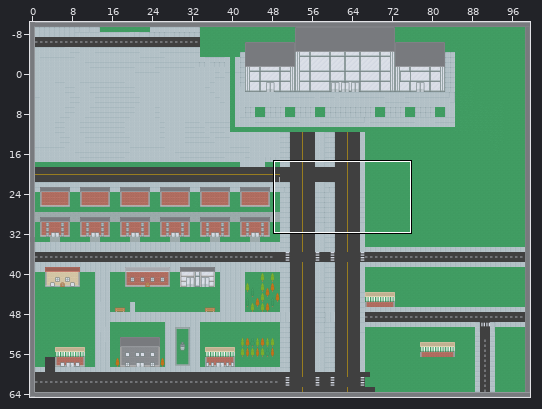
A Tiled map gets an edit: libgdx/android/assets/house_road.tmx. Above: a wide view before the commit, with the close-up outlined.
Close-up. Before:
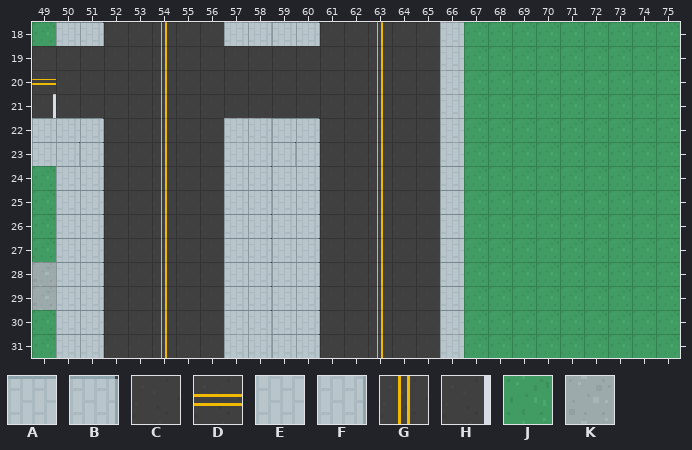
Cells are 16x16 px. Shown: x 49..75, y 18..31. The commit also changed other parts of the map, which this record leaves out. The old version is drawn lined up with the new one.
Key: from "roguelikeCity_magenta": A 710, B 711, C 714, D 716, E 747, F 748, G 753, H 794, J 888, K 890.
_ is an empty cell, # one hidden under a higher layer.
Layers that did not change in this view are not listed.
Layer "background" before, first column x 66:
25 #JJJJJJJJJ
26 #JJJJJJJJJ
27 #JJJJJJJJJ
28 #JJJJJJJJJ
29 #JJJJJJJJJ
30 #JJJJJJJJJ
31 #JJJJJJJJJ
Layer "road" before, first column x 49:
18 _ABCCGCCEFABCCGCCE_________
19 CCCCCGCCCCCCCCGCCE_________
20 DCCCCGCCCCCCCCGCCE_________
21 HCCCCGCCCCCCCCGCCE_________
22 AABCCGCCEFABCCGCCE_________
23 ABBCCGCCEFBBCCGCCE_________
24 _ABCCGCCABABCCGCCA_________
25 _ABCCGCCABABCCGCCA_________
26 _ABCCGCCABABCCGCCA_________
27 _ABCCGCCABABCCGCCA_________
28 _ABCCGCCABABCCGCCA_________
29 _ABCCGCCABABCCGCCA_________
30 _ABCCGCCABABCCGCCA_________
After the commit:
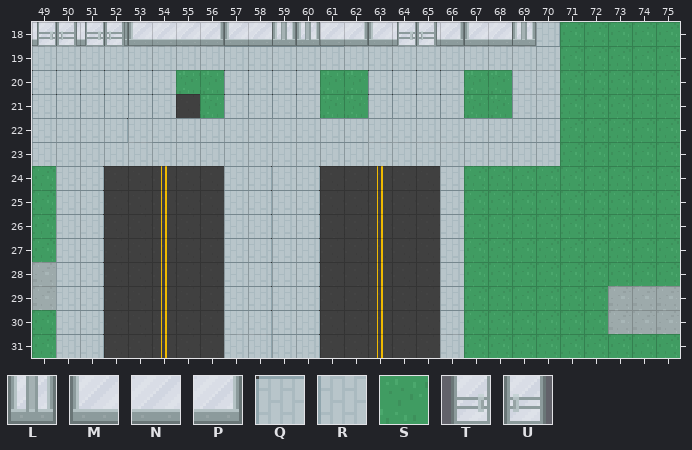
Further tiles: from "roguelikeCity_magenta": L 308, M 383, N 384, P 385, Q 709, R 746, S 889, T 948, U 949.
Diff:
map size 100x75 -> 100x65 cells (old content now starts at 0,-10; both pictures use the new coordinates)
Layer "background":
Tile J becomes tile K in rows 29 to 30 at x 73 to 75.
Layer "road":
Tile A gives way to one hidden under a higher layer in row 18 at x 59.
Tile B gives way to one hidden under a higher layer in row 18 at x 51 and 60.
Tile C gives way to one hidden under a higher layer in row 18 at x 52 to 53, 55 to 56, 61 to 62 and 64 to 65.
Tile E gives way to one hidden under a higher layer in row 18 at x 66.
Tile F gives way to one hidden under a higher layer in row 18 at x 58.
Tile G gives way to one hidden under a higher layer in row 18 at x 54 and 63.
Tile B becomes tile A in row 22 at x 51 and 60; in row 23 at x 50 to 51 and 59 to 60.
Tile C becomes tile A in row 19 at x 57 to 61; in row 22 at x 53, 55 to 56, 61 to 62 and 64 to 65; in row 23 at x 52, 55 to 56 and 61 to 62.
Tile E becomes tile A in row 22 at x 57 and 66; in row 23 at x 57.
Tile F becomes tile A in rows 22 to 23 at x 58.
Tile G becomes tile A in row 22 at x 54 and 63; in row 23 at x 54.
The author put tile A in row 19 at x 70; in rows 22 to 23 at x 67 to 70.
Tile C becomes tile B in row 22 at x 52.
Tile C becomes tile E in row 19 at x 49 to 53, 55 to 56, 62 and 64 to 65; in row 23 at x 53 and 64 to 65.
Tile G becomes tile E in row 19 at x 54 and 63; in row 23 at x 63.
The author put tile E in row 19 at x 67 to 69; in rows 20 to 21 at x 70.
The author put tile F in row 18 at x 70.
Tile C becomes tile Q in rows 20 to 21 at x 50 to 53, 57 to 60 and 64 to 65.
Tile D becomes tile Q in row 20 at x 49.
Tile E becomes tile Q in rows 20 to 21 at x 66.
Tile G becomes tile Q in rows 20 to 21 at x 54 and 63.
Tile H becomes tile Q in row 21 at x 49.
The author put tile R in rows 20 to 21 at x 69.
Tile C becomes tile S in row 20 at x 55 to 56 and 61 to 62; in row 21 at x 56 and 61 to 62.
Layer "Buildings":
The author put tile L in row 18 at x 59 to 60 and 69.
The author put tile M in row 18 at x 50, 53, 57, 63 and 67.
The author put tile N in row 18 at x 51, 54 to 55, 58, 61, 64 to 65 and 68.
The author put tile P in row 18 at x 49, 52, 56, 62 and 66.
Layer "Doors and windows":
The author put tile T in row 18 at x 49, 51 and 64.
The author put tile U in row 18 at x 50, 52 and 65.
Pixel boxes of the changes (left, top, right, bottom) in both close-ups:
changed: (32, 22, 560, 166)
changed: (608, 286, 680, 334)
